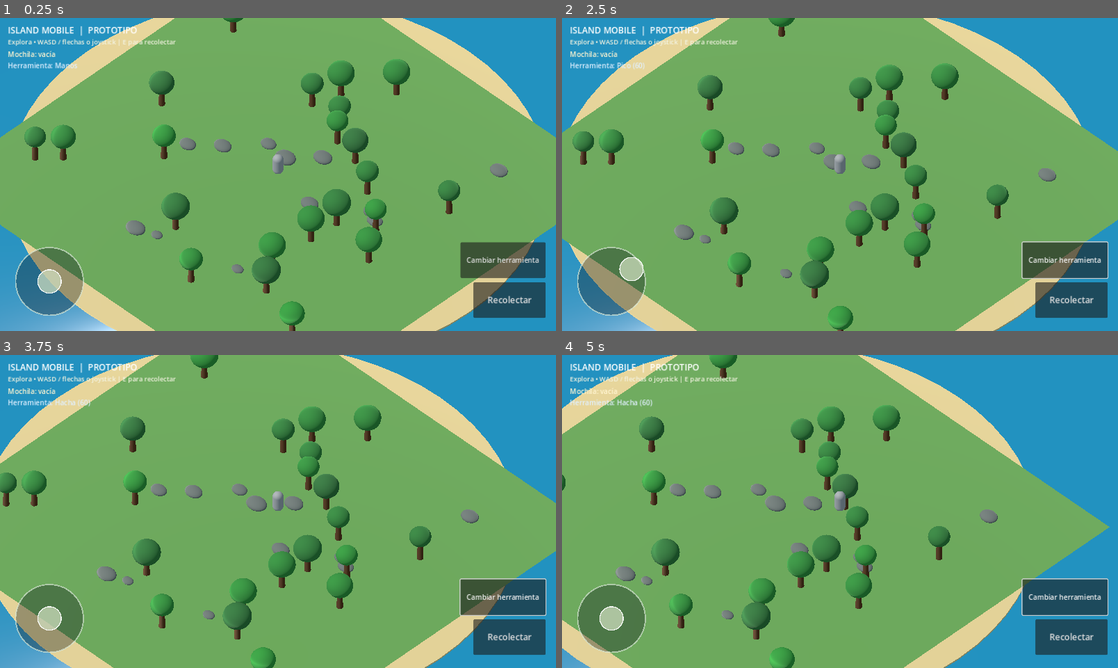
Above: before the commit, frames 1-4 (two rows, left to right).
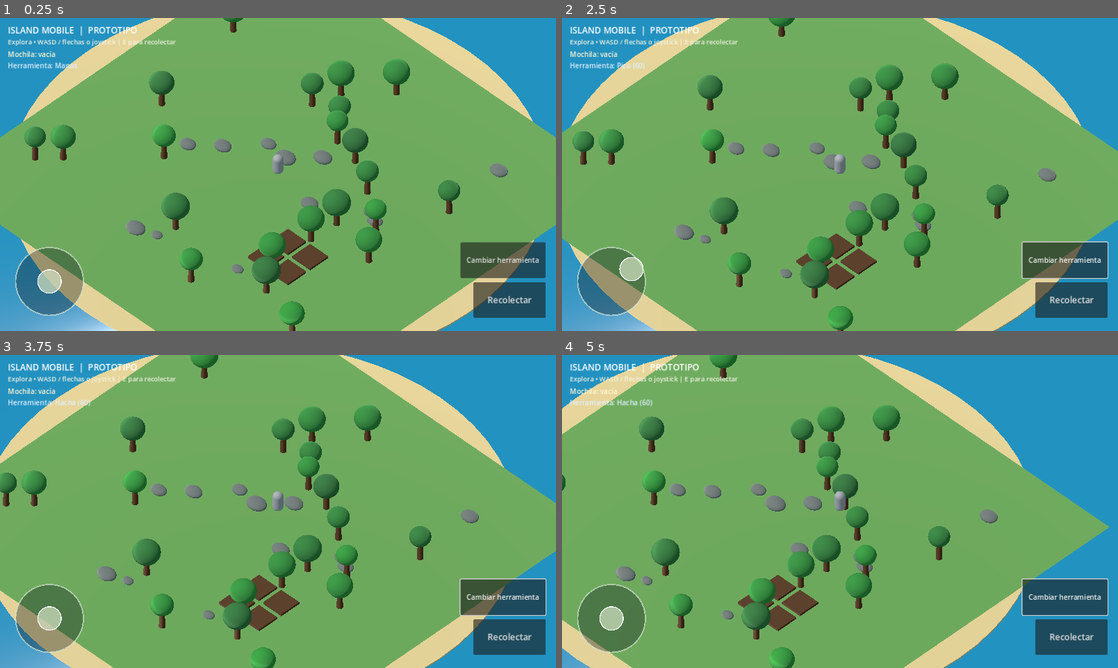
Above: after the commit, the same moments.

Repository: blackluis15-dev/Island-Mobile1
Game: Godot game, scene res://scenes/main.tscn
The game is run twice, just before and just after one commit, with the same random seed, the same clock (stepped at 60 frames per second) and the same inputs.
Inputs (mouse positions are in pixels of both pictures, inside the frame that each line leads up to):
- Up to frame 1 (0.25 s): no input
- Up to frame 2 (2.5 s): click "Recolectar" at 0.5 s; click "Cambiar herramienta" at 1.25 s; tap Enter at 2 s; drag from (612, 280) to (895, 105) at 2.02 s
- Up to frame 3 (3.75 s): drag from (166, 527) to (250, 574) at 2.77 s; tap Space at 3.5 s; move the mouse to (333, 442) at 3.52 s; hold D (move_right) from 3.53 s (still down); tap Q (cycle_tool) at 3.6 s
- Up to frame 4 (5 s): release D (move_right) at 4.25 s; drag from (812, 574) to (673, 464) at 4.27 s

The runs differ from the first frame. In frame 1, 0.8% of the frame differs, in the area x 44-59%, y 67-86%; in frame 2, 0.8%, in the area x 42-57%, y 68-87%; in frame 3, 0.8%; in frame 4, 0.8%.

Commit message:
Place four starter crop plots and add contextual hint label

Diff:
--- a/scripts/island_world.gd
+++ b/scripts/island_world.gd
@@ -85,6 +85,18 @@
 		var z := rng.randf_range(-13.0, 13.0)
 		_add_rock(Vector3(x, 0.0, z))
 
+	_add_farm_plot(Vector3(5.0, 0.0, 4.0))
+	_add_farm_plot(Vector3(7.2, 0.0, 4.0))
+	_add_farm_plot(Vector3(5.0, 0.0, 6.2))
+	_add_farm_plot(Vector3(7.2, 0.0, 6.2))
+
+func _add_farm_plot(at: Vector3) -> void:
+	var plot := StaticBody3D.new()
+	plot.name = "FarmPlot"
+	plot.set_script(load("res://scripts/farm_plot.gd"))
+	plot.position = at
+	add_child(plot)
+
 func _add_tree(at: Vector3) -> void:
 	# StaticBody3D makes the trunk a solid obstacle for the player.
 	var tree := StaticBody3D.new()
@@ -193,6 +205,7 @@
 	layer.add_child(inventory_label)
 
 	var hint := Label.new()
+	hint.name = "HintLabel"
 	hint.text = "Explora • WASD / flechas o joystick | E para recolectar"
 	hint.position = Vector2(18.0, 44.0)
 	hint.add_theme_font_size_override("font_size", 15)
